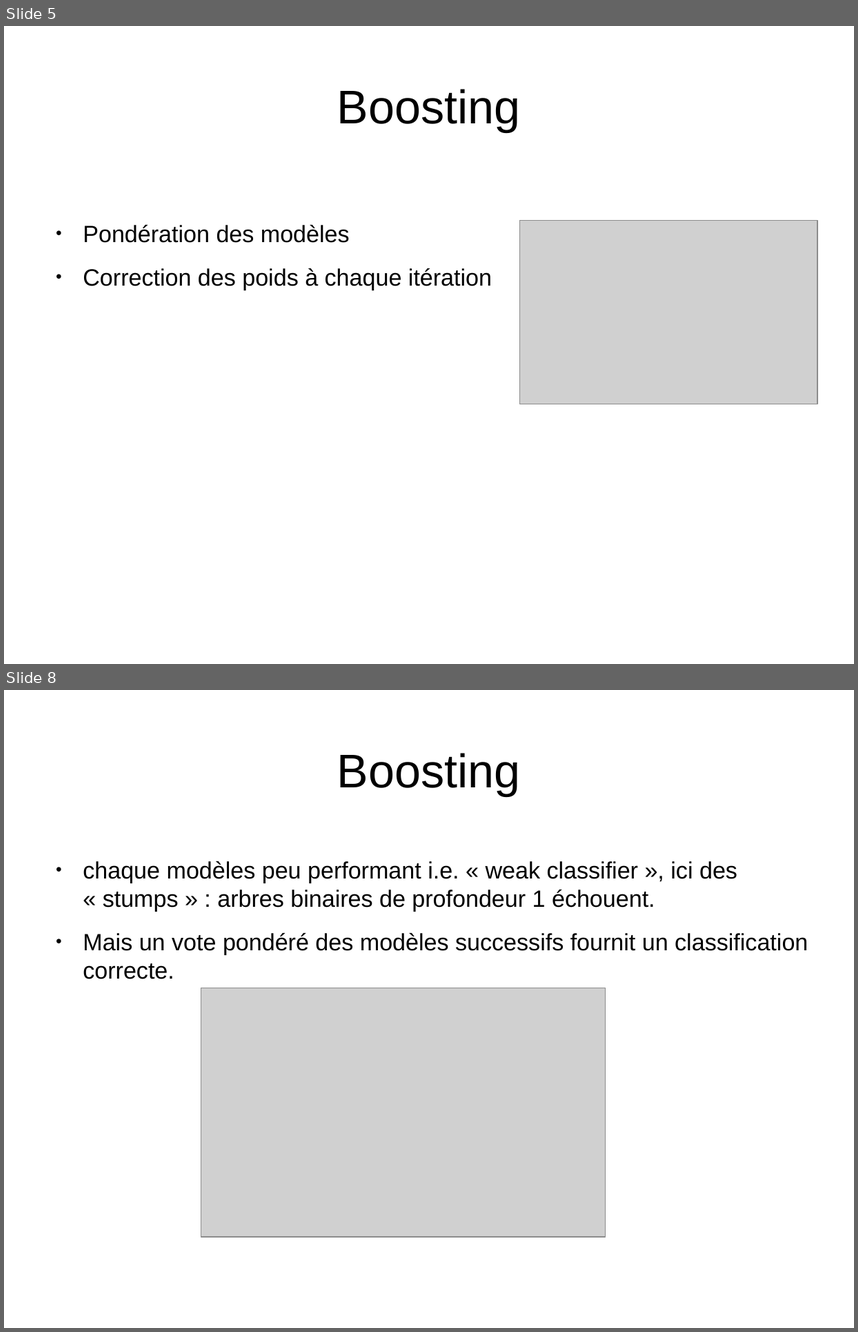
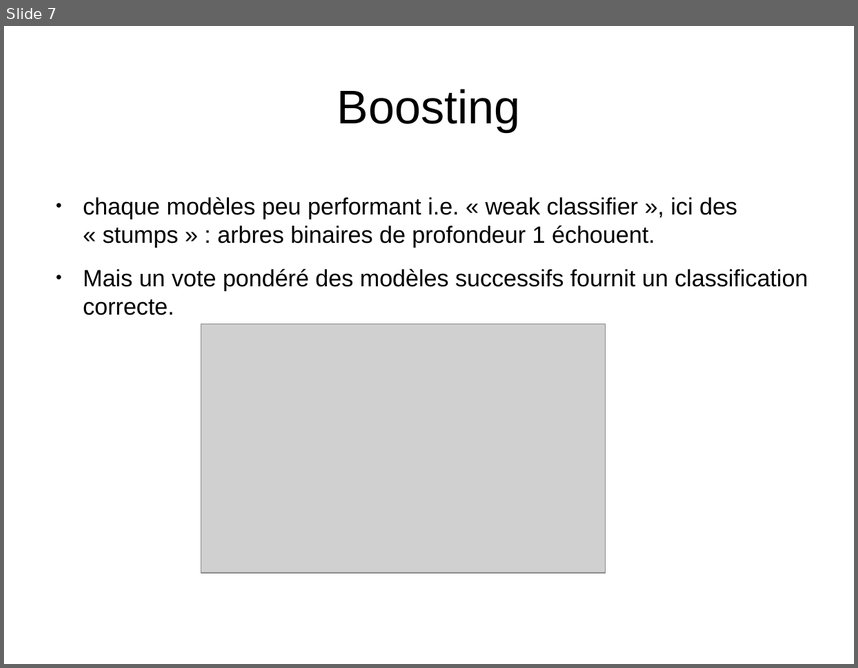
Before and after one commit to kad15/GBM, a slide deck: GBM_kad.odp. Shown one above the other, each under a label of ours: slides 5 and 8 before the commit, slide 7 after it; the slides between them are not shown. The pictures are 858x1332 and 858x668 pixels, drawn with LibreOffice and Linux fonts; fonts in the diff are those of the drawing; grey boxes stand for pictures; background and template pictures are left out. Boxes give left, top, right and bottom in pixels: in the first picture for what was removed or moved away, otherwise in the second. Text is boxed around its words. In the diff, an @@ line names an element or a change of style, - is before the commit and + after.

```diff
--- a/GBM_kad.odp
+++ b/GBM_kad.odp
@@ slide 5 removed at box(4, 26, 854, 664), background #FFFFFF @@
@@ title removed at box(337, 89, 521, 132) @@
-Boosting
@@ text removed at box(83, 225, 492, 290) @@
-● Pondération des modèles
-● Correction des poids à chaque itération
@@ picture removed at box(520, 221, 818, 404) @@
@@ what was slide 8 is now slide 7 @@
```
Also in this commit, not shown: 4 slides changed.
